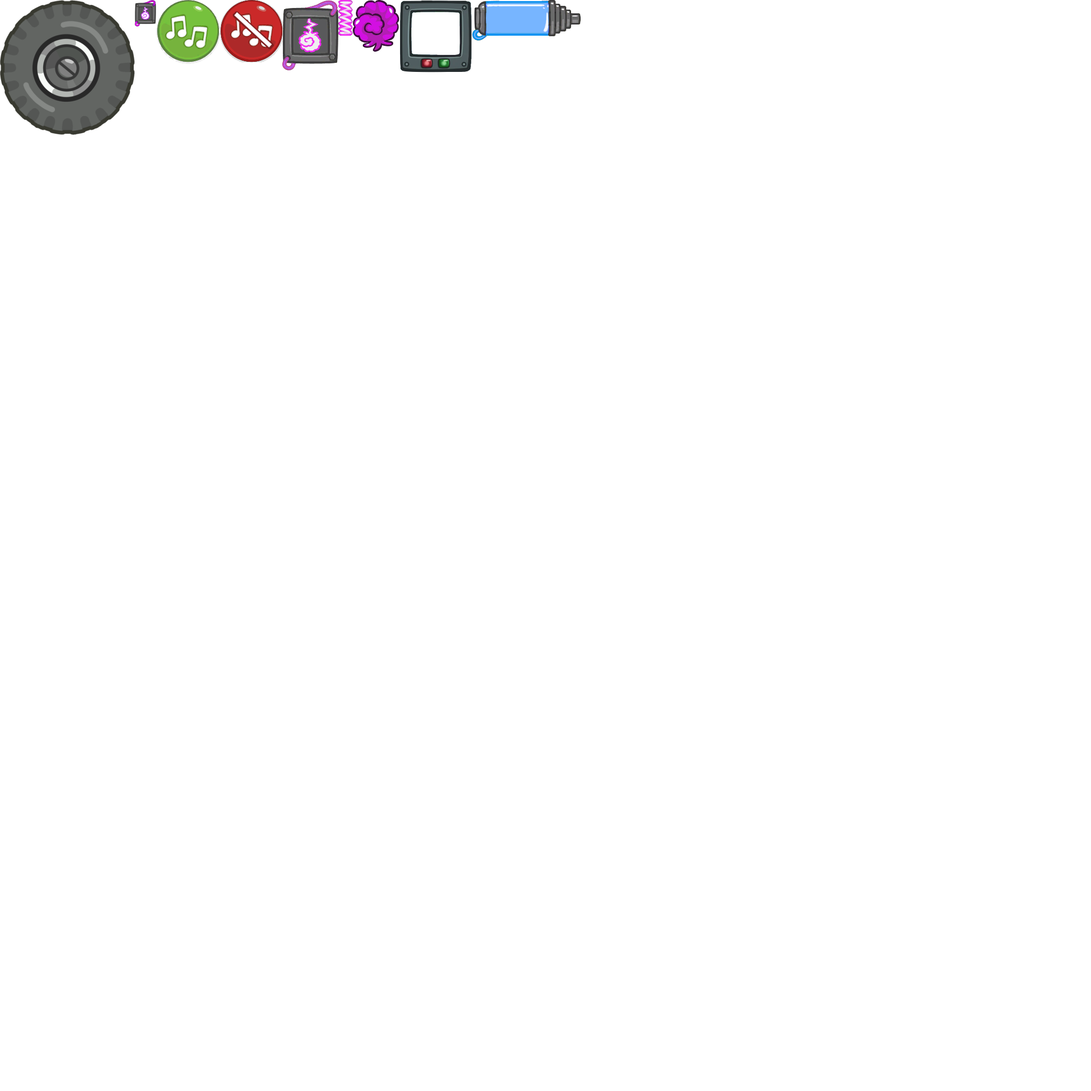
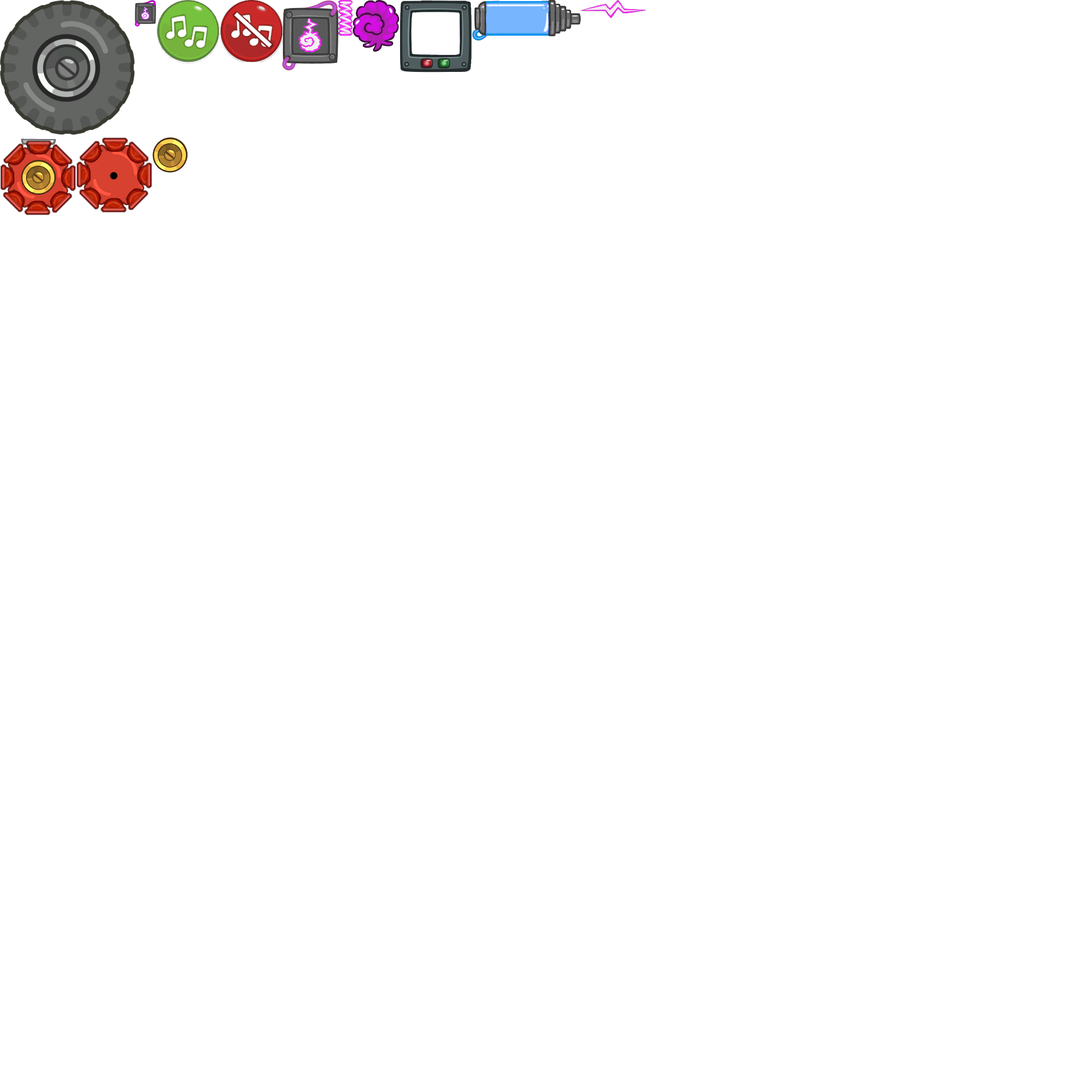
Comparing the layer stacks of the two 1091 x 1091 images. Changes:
added layer "Off Road Sticky Wheel Pivot" above "Off Road Sticky Wheel" over [152, 137, 188, 173]
added layer "Off Road Sticky Wheel" above "Off Road Sticky Wheel Icon" over [76, 137, 153, 213]
added layer "Off Road Sticky Wheel Icon" above "Large Exploding Grappling Hook Projectile" over [0, 138, 77, 216]
added layer "Large Exploding Grappling Hook Projectile" above "Large Exploding Grappling Hook" over [580, 0, 647, 19]
